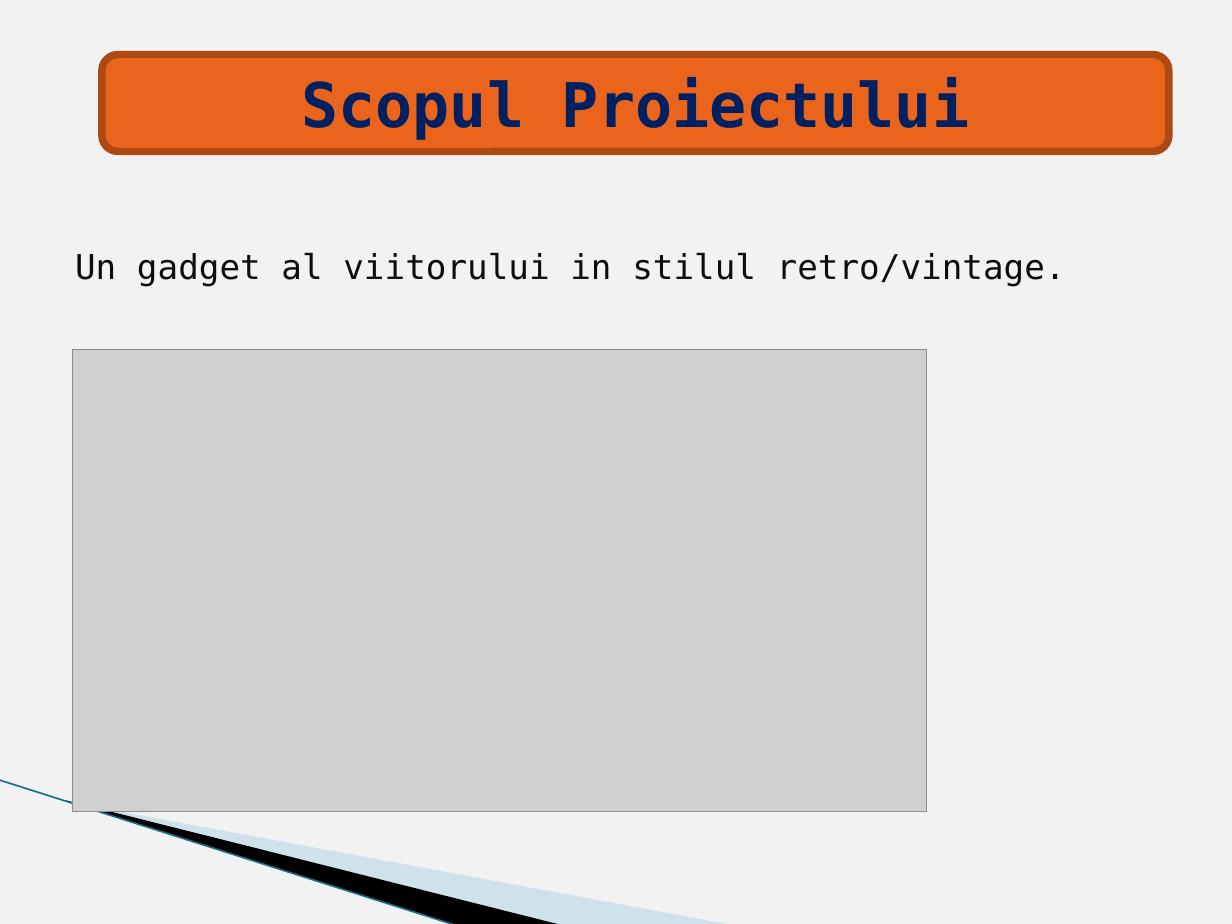
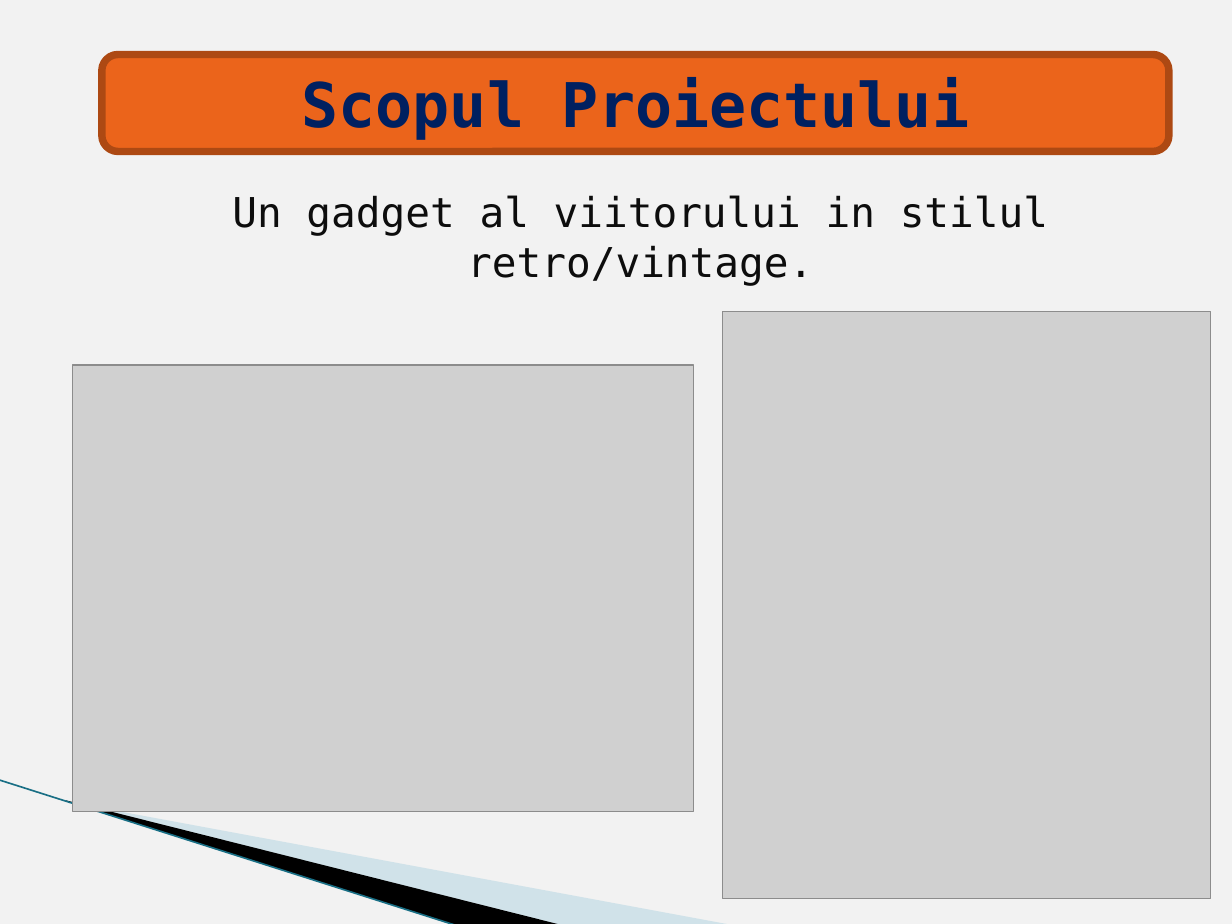
Before and after one commit to dragosionita/PiBox-Reminder, a slide deck: slide 2 of doc/Raspbery Presentation.pptx. Drawn at 1232x924 pixels with LibreOffice and Linux fonts; fonts in the diff are those of the drawing; grey boxes stand for pictures; background and template pictures are left out. Boxes give left, top, right and bottom in pixels: in the first picture for what was removed or moved away, otherwise in the second. Text is boxed around its words. In the diff, an @@ line names an element or a change of style, - is before the commit and + after.

```diff
--- a/doc/Raspbery Presentation.pptx
+++ b/doc/Raspbery Presentation.pptx
@@ text "Un gadget al viitorului in ..." moved from (x1=75, y1=252, x2=1066, y2=286) to (x1=232, y1=195, x2=1048, y2=286) @@
@@ text "Un gadget al viitorului in ..." at (x1=232, y1=195, x2=1048, y2=286): size 20 to 24 pt; alignment left to centre @@
@@ picture added at (x1=723, y1=312, x2=1211, y2=899) @@
@@ picture resized from (x1=73, y1=350, x2=926, y2=812) to (x1=73, y1=365, x2=694, y2=811) @@
```
Also in this commit, not shown: 3 other slides changed.
